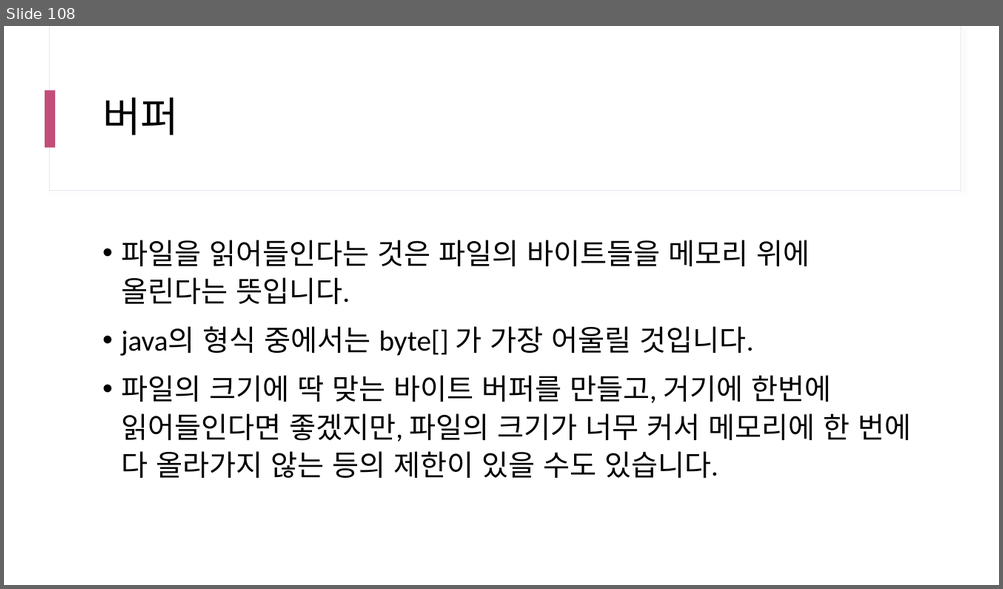
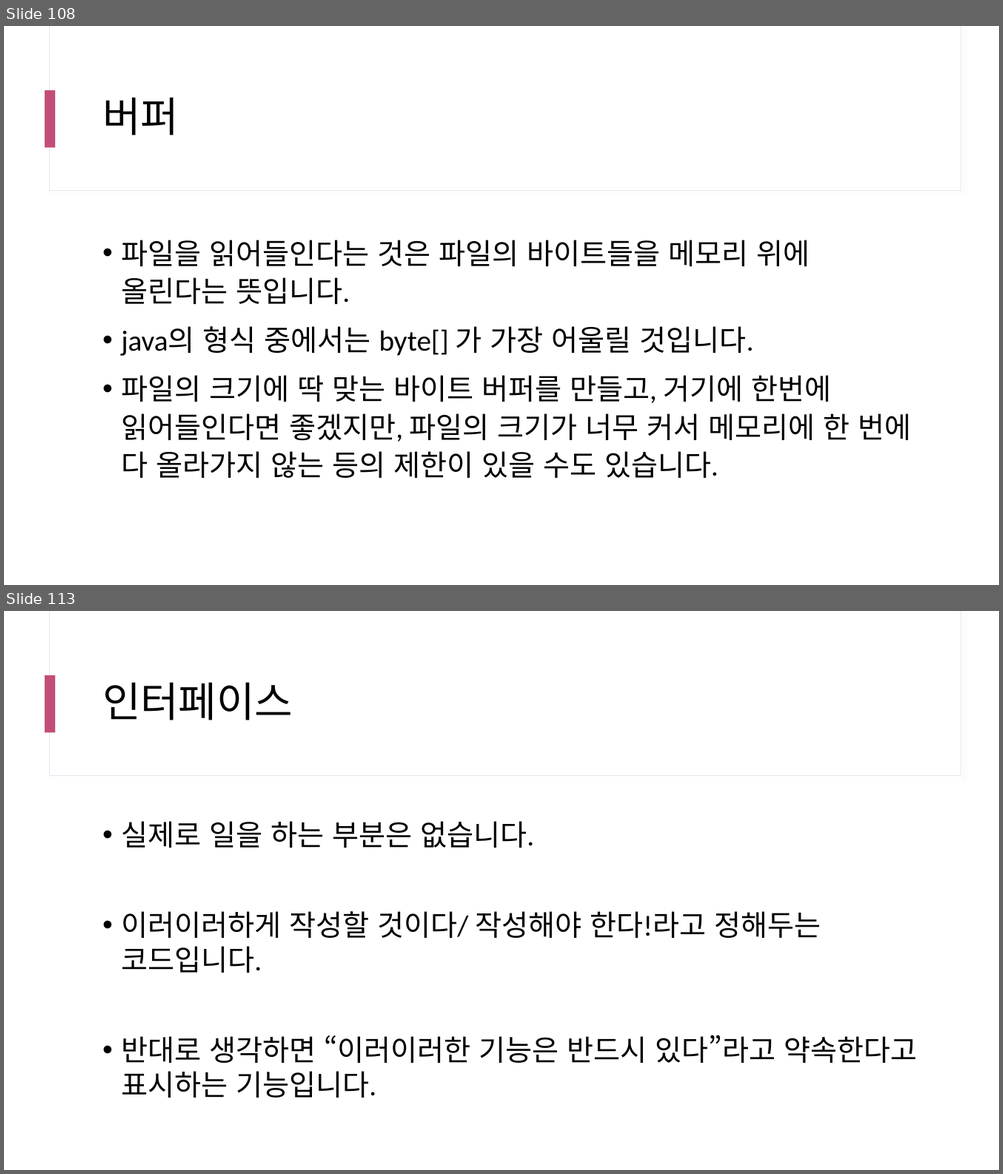
Before and after one commit to yhs0602/SPLIT_lecture_examples, a slide deck: docs/SPLIT 17차 Java.pptx. Shown one above the other, each under a label of ours: slide 108 before the commit, slides 108 and 113 after it; the slides between them are not shown. The pictures are 1003x589 and 1003x1174 pixels, drawn with LibreOffice and Linux fonts; fonts in the diff are those of the drawing. Boxes give left, top, right and bottom in pixels: in the first picture for what was removed or moved away, otherwise in the second. Text is boxed around its words. In the diff, an @@ line names an element or a change of style, - is before the commit and + after.

```diff
--- a/docs/SPLIT 17차 Java.pptx
+++ b/docs/SPLIT 17차 Java.pptx
@@ slide 113 added at box(4, 611, 999, 1170), background #FFFFFF; not listed: 3 template elements that a slide beside it also shows @@
@@ title added at box(102, 682, 293, 721), 40 pt, text #000000 @@
+인터페이스
@@ text added at box(121, 821, 916, 1098), 28 pt, text #000000 @@
+• 실제로 일을 하는 부분은 없습니다.
+• 이러이러하게 작성할 것이다/ 작성해야 한다!라고 정해두는 코드입니다.
+• 반대로 생각하면 “이러이러한 기능은 반드시 있다”라고 약속한다고 표시하는 기능입니다.
```
Also in this commit, not shown: 5 other slides added, 5 other files.
